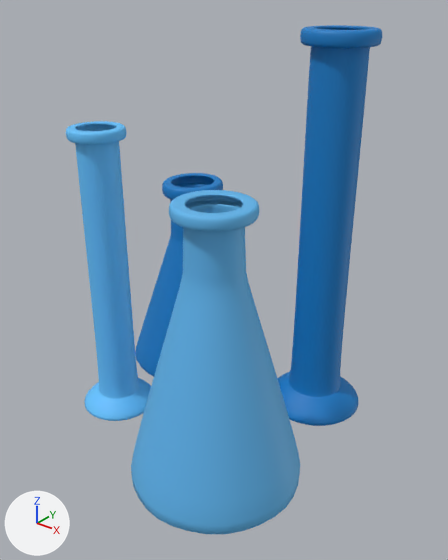
The glTF model src/worlds/KIN_ShootAndDrop/assets/models/Beaker_Group3.glb: old version first, new version second.
Rendered twice from a 50 mm camera at (2.77, -5.0, 3.29) aimed at (1.33, -3.19, 2.17). Arrows for +X, +Y and +Z are at lower left; the lights stay in place. Where no turn or scale is listed for an object, it has been applied to the vertices.

The scene before the commit, as lines of its bpy script (objects in view):
```python
me_pcylinder1_lambert2_0 = bpy.data.meshes.new('pCylinder1_lambert2_0')
me_pcylinder1_lambert2_0.from_pydata(...)  # 3394 vertices, 6784 faces; spans x -0.315..0.314, y -0.307..0.307, z -0.201..0.77
me_pcylinder1_lambert2_0.materials.append(mat_lambert2)  # blue #047cc7
me_pcylinder4_lambert5_0 = bpy.data.meshes.new('pCylinder4_lambert5_0')
me_pcylinder4_lambert5_0.from_pydata(...)  # 4546 vertices, 9088 faces; spans x -0.167..0.167, y -0.167..0.167, z -0.695..0.613
me_pcylinder4_lambert5_0.materials.append(mat_lambert5)  # blue #63c3ff
me_pcylinder5_lambert8_0 = bpy.data.meshes.new('pCylinder5_lambert8_0')
me_pcylinder5_lambert8_0.from_pydata(...)  # 4546 vertices, 9088 faces; spans x -0.22..0.22, y -0.22..0.22, z -0.9..0.79
me_pcylinder5_lambert8_0.materials.append(mat_lambert8)  # blue #047cc7
me_pcylinder6_lambert7_0 = bpy.data.meshes.new('pCylinder6_lambert7_0')
me_pcylinder6_lambert7_0.from_pydata(...)  # 4034 vertices, 8064 faces; spans x -0.342..0.342, y -0.342..0.342, z -0.2..0.958
me_pcylinder6_lambert7_0.materials.append(mat_lambert7)  # blue #5fb6ed
ob_pcylinder1_lambert2_0 = bpy.data.objects.new('pCylinder1_lambert2_0', me_pcylinder1_lambert2_0)
ob_pcylinder1_lambert2_0.location = (0.883, -2.878, 1.666)
ob_pcylinder4_lambert5_0 = bpy.data.objects.new('pCylinder4_lambert5_0', me_pcylinder4_lambert5_0)
ob_pcylinder4_lambert5_0.location = (0.868, -3.413, 2.162)
ob_pcylinder5_lambert8_0 = bpy.data.objects.new('pCylinder5_lambert8_0', me_pcylinder5_lambert8_0)
ob_pcylinder5_lambert8_0.location = (1.569, -2.8, 2.337)
ob_pcylinder6_lambert7_0 = bpy.data.objects.new('pCylinder6_lambert7_0', me_pcylinder6_lambert7_0)
ob_pcylinder6_lambert7_0.location = (1.53, -3.498, 1.671)
```
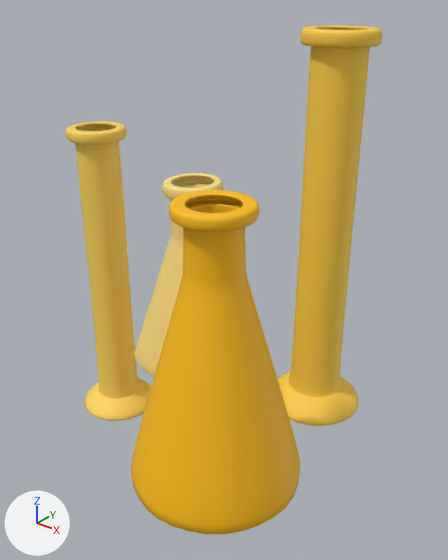
Changed parts and their boxes [x1, y1, x2, y2] in the pictures (448 x 560 px):
'pCylinder6_lambert7_0', recoloured (blue to yellow): [131, 190, 300, 534] in both
'pCylinder5_lambert8_0', recoloured (blue to yellow): [277, 25, 382, 426] in both
'pCylinder4_lambert5_0', recoloured (blue to yellow): [66, 121, 151, 421] in both
'pCylinder1_lambert2_0', recoloured (blue to yellow): [135, 173, 223, 377] in both

The change in detail:
Material 'lambert13' (mat_lambert13) is new.
Its base color is (1.0, 0.753, 0.242) (yellow #ffe187).
Its roughness is 0.6.
Material 'lambert12' (mat_lambert12) is new.
Its base color is (1.0, 0.68, 0.107) (yellow #ffd75c).
Its roughness is 0.6.
Material 'lambert11' (mat_lambert11) is new.
Its base color is (1.0, 0.527, 0.0) (yellow #ffc000).
Its roughness is 0.6.
Material 'lambert10' (mat_lambert10) is new.
Its base color is (1.0, 0.638, 0.0595) (yellow #ffd145).
Its roughness is 0.6.
me_pcylinder5_lambert8_0 has 4546 vertices, 9088 faces and spans x -0.22..0.22, y -0.22..0.22, z -0.9..0.79.
me_pcylinder5_lambert8_0 no longer uses material mat_lambert8 (blue #047cc7).
me_pcylinder5_lambert8_0 now uses material mat_lambert10 (yellow #ffd145).
me_pcylinder6_lambert7_0 has 4034 vertices, 8064 faces and spans x -0.342..0.342, y -0.342..0.342, z -0.2..0.958.
me_pcylinder6_lambert7_0 no longer uses material mat_lambert7 (blue #5fb6ed).
me_pcylinder6_lambert7_0 now uses material mat_lambert11 (yellow #ffc000).
me_pcylinder4_lambert5_0 has 4546 vertices, 9088 faces and spans x -0.167..0.167, y -0.167..0.167, z -0.695..0.613.
me_pcylinder4_lambert5_0 no longer uses material mat_lambert5 (blue #63c3ff).
me_pcylinder4_lambert5_0 now uses material mat_lambert12 (yellow #ffd75c).
me_pcylinder1_lambert2_0 has 3394 vertices, 6784 faces and spans x -0.315..0.314, y -0.307..0.307, z -0.201..0.77.
me_pcylinder1_lambert2_0 no longer uses material mat_lambert2 (blue #047cc7).
me_pcylinder1_lambert2_0 now uses material mat_lambert13 (yellow #ffe187).
